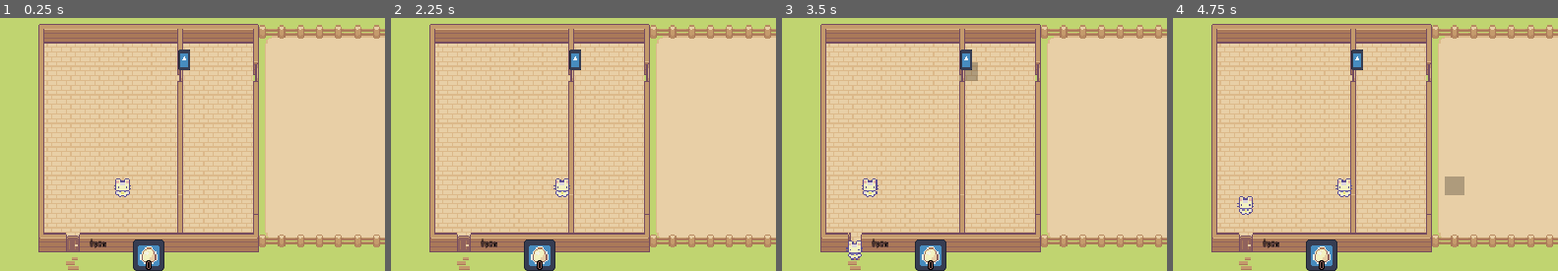
Above: before the commit, frames 1-4 (left to right).
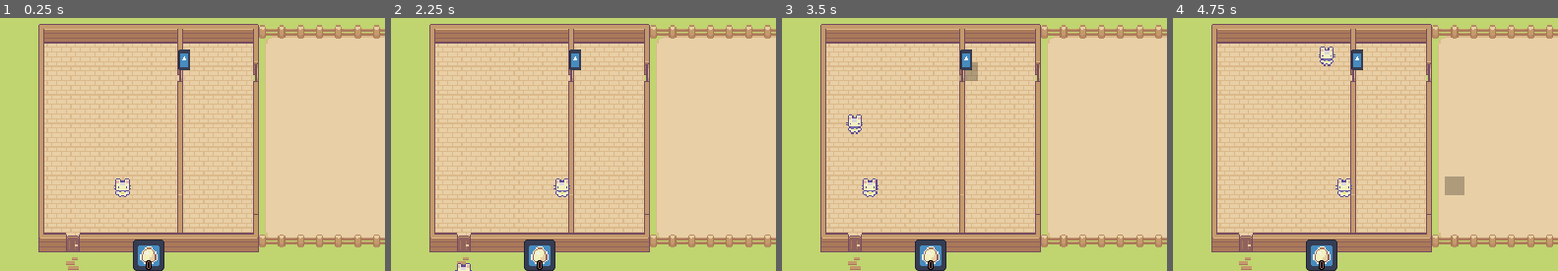
Above: after the commit, the same moments.

Repository: sakkaku-dev/godot-prototyping
Game: Godot game, scene res://games/kfp/kfp.tscn
The game is run twice, just before and just after one commit, with the same random seed, the same clock (stepped at 60 frames per second) and the same inputs. The project has no main scene, so this scene is started directly. The engine's default icon, where the game draws it, is replaced by a stand-in: a white triangle on a blue panel in a dark square.
Inputs (mouse positions are in pixels of both pictures, inside the frame that each line leads up to):
- Up to frame 1 (0.25 s): no input
- Up to frame 2 (2.25 s): click "0" at 0.5 s; tap Enter at 1.25 s; move the mouse to (645, 124) at 1.27 s; hold D (move_right) from 1.28 s (still down); tap E (interact) at 1.35 s; tap Space (jump) at 1.52, 2 s; move the mouse to (444, 152) at 2.02 s; click (444, 152) at 2.1 s
- Up to frame 3 (3.5 s): tap Space (jump) at 2.27 s; tap E (interact) at 2.3, 2.85 s; move the mouse to (978, 78) at 2.77 s; release D (move_right) at 2.78 s; hold A (move_left) from 2.78 s (still down)
- Up to frame 4 (4.75 s): move the mouse to (1296, 190) at 3.52 s; release A (move_left) at 3.53 s; hold D (move_right) from 3.53 s (still down); tap E (interact) at 3.6, 4.55 s; tap Space (jump) at 3.77, 4.52 s; move the mouse to (1461, 177) at 4.27 s; press the mouse at (1461, 177) at 4.28 s

The runs differ from the first frame. In frame 1, 0.1% of the frame differs, in the area x 23-28%, y 87-92%; in frame 2, 0.2%; in frame 3, 0.7%, in the area x 16-28%, y 38-96%; in frame 4, 0.6%.

Commit message:
orders list

Diff:
--- a/games/kfp/OrderDesk.gd
+++ b/games/kfp/OrderDesk.gd
@@ -1,6 +1,6 @@
 extends Area2D
 
-signal ordered()
+signal ordered(c)
 
 @export var interact: Interactable
 
@@ -16,6 +16,5 @@
 			print("Customer is not ordering anymore")
 			return
 
-		ordered.emit()
-		customer.taken_order()
+		ordered.emit(customer)
 	)
--- /dev/null
+++ b/games/kfp/OrderList.gd
@@ -0,0 +1,12 @@
+extends SmoothContainer
+
+@export var order_item: PackedScene
+
+func _on_kfp_order_added(customer):
+	var node = order_item.instantiate()
+	node.customer = customer
+	node.global_position = Vector2.RIGHT * 800
+	add_child(node)
+
+	node.removed.connect(func(): update_children_offsets())
+	update_children_offsets()
--- a/games/kfp/kfp.gd
+++ b/games/kfp/kfp.gd
@@ -1,9 +1,14 @@
 class_name KFP
 extends Node2D
+
+signal order_added(id)
+signal order_completed(id)
+signal order_failed(id)
 
 @export var chicken_scene: PackedScene
 @export var egg_scene: PackedScene
 @export var total_eggs_label: Label
+@export var order_list: Control
 
 @onready var place_marker = $TileMap/PlaceMarker
 @onready var ordering = $TileMap/Ordering
@@ -23,14 +28,21 @@
 	set(x):
 		total_eggs = x
 		total_eggs_label.text = "%s" % total_eggs
-var orders := []
+var order_id := 1
+var orders := {}
 var place_egg := false
 
 func _ready():
 	farm_enter.body_entered.connect(func(_x): fit_camera.update(farm_layer))
 	room_enter.body_entered.connect(func(_x): fit_camera.update(room_layer))
 
-	order_desk.ordered.connect(func(): orders.append(null))
+	order_desk.ordered.connect(func(c): _add_order(c))
+
+func _add_order(customer):
+	orders[order_id] = customer
+	customer.taken_order(order_id)
+	order_added.emit(customer)
+	order_id += 1
 
 func _on_egg_catch_game_total_eggs_collected(eggs):
 	self.total_eggs += eggs
--- a/games/kfp/kfp.tscn
+++ b/games/kfp/kfp.tscn
@@ -30,6 +30,8 @@
 [ext_resource type="PackedScene" uid="uid://c2ro12l6f7xuu" path="res://games/kfp/okyaku.tscn" id="23_kk0tv"]
 [ext_resource type="Script" path="res://games/kfp/CustomerSpawn.gd" id="24_kvsde"]
 [ext_resource type="Script" path="res://games/kfp/OrderDesk.gd" id="26_oa8ma"]
+[ext_resource type="Script" path="res://games/kfp/OrderList.gd" id="31_wd14s"]
+[ext_resource type="PackedScene" uid="uid://ci4iyqc760nsx" path="res://games/kfp/order_item.tscn" id="32_ubujr"]
 
 [sub_resource type="StyleBoxFlat" id="StyleBoxFlat_oko1a"]
 bg_color = Color(0, 0, 0, 0.670588)
@@ -1367,6 +1369,9 @@
 root = NodePath("..")
 scene = ExtResource("23_kk0tv")
 
+[node name="Line2D" type="Line2D" parent="TileMap"]
+position = Vector2(40, 170)
+
 [node name="OrderMove1" type="Marker2D" parent="TileMap"]
 position = Vector2(40, 35)
 
@@ -1405,6 +1410,7 @@
 node = NodePath("../Sprite2D")
 
 [node name="FarmEnter" type="Area2D" parent="."]
+visible = false
 position = Vector2(295, 96)
 collision_layer = 0
 collision_mask = 2
@@ -1414,6 +1420,7 @@
 shape = SubResource("RectangleShape2D_ns4hp")
 
 [node name="RoomEnter" type="Area2D" parent="."]
+visible = false
 position = Vector2(103, 96)
 collision_layer = 0
 collision_mask = 2
@@ -1496,8 +1503,21 @@
 horizontal_alignment = 1
 vertical_alignment = 1
 
+[node name="MarginContainer" type="MarginContainer" parent="CanvasLayer/Control"]
+layout_mode = 0
+theme_override_constants/margin_left = 5
+theme_override_constants/margin_right = 5
+
+[node name="OrderList" type="Control" parent="CanvasLayer/Control/MarginContainer"]
+layout_mode = 2
+size_flags_vertical = 0
+script = ExtResource("31_wd14s")
+order_item = ExtResource("32_ubujr")
+child_size = Vector2(40, 40)
+
 [node name="OpenSign" type="Area2D" parent="."]
-position = Vector2(78, 184)
+visible = false
+position = Vector2(62, 184)
 script = ExtResource("6_5onm5")
 
 [node name="CollisionShape2D" type="CollisionShape2D" parent="OpenSign"]
@@ -1509,7 +1529,7 @@
 
 [node name="Sprite2D" type="Sprite2D" parent="OpenSign"]
 material = SubResource("ShaderMaterial_vu6i8")
-position = Vector2(-17, 1)
+position = Vector2(0, 1)
 
 [node name="Label" type="Label" parent="OpenSign/Sprite2D"]
 anchors_preset = 8
@@ -1528,5 +1548,6 @@
 theme_override_font_sizes/font_size = 6
 text = "Open"
 
+[connection signal="order_added" from="." to="CanvasLayer/Control/MarginContainer/OrderList" method="_on_kfp_order_added"]
 [connection signal="total_eggs_collected" from="TileMap/Ordering/EggCatchGame" to="." method="_on_egg_catch_game_total_eggs_collected"]
 [connection signal="pressed" from="CanvasLayer/Control/MarginContainer2/HBoxContainer/EggAction" to="." method="_on_egg_action_pressed"]
--- a/games/kfp/okyaku.gd
+++ b/games/kfp/okyaku.gd
@@ -1,5 +1,7 @@
 class_name Customer
 extends CharacterBody2D
+
+signal order_failed()
 
 enum {
 	MOVING_ORDER,
@@ -15,6 +17,8 @@
 @onready var food_wait_time = $FoodWaitTime
 
 @onready var exit_order := [global_position]
+
+var order_id := 0
 var move_order := []
 var state = MOVING_ORDER:
 	set(v):
@@ -31,8 +35,11 @@
 
 
 func _ready():
-	order_wait_time.timeout.connect(func(): self.state = LEAVING)
-	food_wait_time.timeout.connect(func(): self.state = LEAVING)
+	order_wait_time.timeout.connect(func():self.state = LEAVING)
+	food_wait_time.timeout.connect(func():
+		self.state = LEAVING
+		order_failed.emit()
+	)
 
 	await get_tree().create_timer(1.0).timeout
 	await _move_in_order(move_order)
@@ -60,5 +67,6 @@
 func is_ordering():
 	return state == ORDER
 
-func taken_order():
+func taken_order(id):
 	self.state = WAITING
+	order_id = id
--- a/games/kfp/okyaku.tscn
+++ b/games/kfp/okyaku.tscn
@@ -28,7 +28,7 @@
 [node name="MoveTarget" type="Node" parent="." node_paths=PackedStringArray("body")]
 script = ExtResource("3_0fjrs")
 body = NodePath("..")
-speed = 30
+speed = 100
 target_distance = 2
 
 [node name="PeopleDetection" type="Area2D" parent="."]
--- /dev/null
+++ b/games/kfp/order_item.gd
@@ -0,0 +1,19 @@
+extends SmoothPosition
+
+signal removed()
+
+@export var label: Label
+@export var timer_rect: CircleTimer
+
+var customer: Customer
+
+func _ready():
+	label.text = "%04d" % customer.order_id
+	timer_rect.timer = customer.food_wait_time
+
+	customer.order_failed.connect(func():
+		set_new_position(position + Vector2.UP * 50)
+		await tw.finished
+		removed.emit()
+		queue_free()
+	)
--- /dev/null
+++ b/games/kfp/order_item.tscn
@@ -0,0 +1,53 @@
+[gd_scene load_steps=6 format=3 uid="uid://ci4iyqc760nsx"]
+
+[ext_resource type="Texture2D" uid="uid://ye3ke6pu36qr" path="res://icon.svg" id="1_gc7m4"]
+[ext_resource type="Script" path="res://games/kfp/order_item.gd" id="2_28jmf"]
+[ext_resource type="Shader" path="res://shaders/circle.gdshader" id="3_601ao"]
+[ext_resource type="Script" path="res://ui/CircleTimer.gd" id="4_o056x"]
+
+[sub_resource type="ShaderMaterial" id="ShaderMaterial_jiv48"]
+shader = ExtResource("3_601ao")
+shader_parameter/radius = 1.0
+shader_parameter/fill = 1.0
+
+[node name="OrderItem" type="TextureRect" node_paths=PackedStringArray("label", "timer_rect")]
+custom_minimum_size = Vector2(30, 0)
+offset_right = 30.0
+offset_bottom = 30.0
+texture = ExtResource("1_gc7m4")
+expand_mode = 4
+stretch_mode = 5
+script = ExtResource("2_28jmf")
+label = NodePath("MarginContainer/Label")
+timer_rect = NodePath("ColorRect")
+
+[node name="ColorRect" type="ColorRect" parent="."]
+material = SubResource("ShaderMaterial_jiv48")
+layout_mode = 1
+anchors_preset = 1
+anchor_left = 1.0
+anchor_right = 1.0
+offset_left = -8.0
+offset_bottom = 8.0
+grow_horizontal = 0
+script = ExtResource("4_o056x")
+
+[node name="MarginContainer" type="MarginContainer" parent="."]
+layout_mode = 1
+anchors_preset = 7
+anchor_left = 0.5
+anchor_top = 1.0
+anchor_right = 0.5
+anchor_bottom = 1.0
+offset_left = -13.5
+offset_top = -13.0
+offset_right = 13.5
+grow_horizontal = 2
+grow_vertical = 0
+theme_override_constants/margin_bottom = -15
+
+[node name="Label" type="Label" parent="MarginContainer"]
+layout_mode = 2
+theme_override_font_sizes/font_size = 8
+text = "0001"
+horizontal_alignment = 1
--- a/shaders/circle.gdshader
+++ b/shaders/circle.gdshader
@@ -1,7 +1,24 @@
 shader_type canvas_item;
 
 uniform float radius : hint_range(0.0, 1.0) = 1.0;
+uniform float fill : hint_range(0.0, 1.0) = 1.0;
+
+float remap(float i_min, float i_max, float o_min, float o_max, float val) {
+	float t = (val - i_min) / (i_max - i_min);
+	return o_min + (o_max - o_min) * t;
+}
+
+float mask(vec2 uv, float value)
+{
+	float r = atan(uv.x, uv.y);
+	r = remap(-PI, PI, 0.0, 1.0, r);
+	return step(r, value);
+}
 
 void fragment() {
-    COLOR.a = 1. - step(radius/2.0, distance(UV, vec2(0.5,0.5)));
+	vec2 uv = (UV * 2.0) - 1.0;
+	float t = mask(uv, fill);
+
+	float inside_circle = 1. - step(radius/2.0, distance(UV, vec2(0.5,0.5)));
+	COLOR.a = inside_circle * t;
 }
--- /dev/null
+++ b/ui/CircleTimer.gd
@@ -0,0 +1,16 @@
+class_name CircleTimer
+extends ColorRect
+
+@export var timer: Timer
+@export var property := "fill"
+
+func _ready():
+	material = material.duplicate()
+
+func _process(delta):
+	if timer.is_stopped():
+		return
+
+	var p = timer.time_left / timer.wait_time
+	var mat = material as ShaderMaterial
+	mat.set_shader_parameter(property, p)
--- /dev/null
+++ b/ui/SmoothContainer.gd
@@ -0,0 +1,71 @@
+class_name SmoothContainer
+extends Control
+
+signal cancel()
+
+@export var child_size := Vector2(0, 40)
+@export var vertical := false
+
+var focused_index := 0:
+	set(v):
+		var current = focused_index
+		var next = v
+		if v < 0:
+			next = get_child_count() - 1
+		elif v >= get_child_count():
+			next = 0
+
+		if next == current:
+			return
+
+		focused_index = next
+		update_children_offsets()
+
+var select_tw: Tween
+var tw: Tween
+
+func init():
+	_initial_children_positions()
+	if focused_index >= get_child_count():
+		self.focused_index = 0
+
+func _get_dir() -> Vector2:
+	return Vector2.DOWN if vertical else Vector2.RIGHT
+
+func _initial_children_positions():
+	var dir = _get_dir()
+	var pos = -focused_index * child_size * dir
+
+	for i in get_child_count():
+		var c = get_child(i) as Node2D
+		if !c or c.top_level or not c.is_visible_in_tree(): continue
+
+		c.position = pos + Vector2.LEFT * 100
+
+		pos += child_size * dir
+
+
+func update_children_offsets(use_delay := false):
+	var dir := _get_dir()
+	var pos := -focused_index * child_size * dir
+
+	for i in get_child_count():
+		var c = get_child(i) as Control
+		if !c or c.top_level or not c.is_visible_in_tree(): continue
+
+		var diff = i - focused_index
+		c.set_new_position(pos)
+		c.set_focus(diff == 0)
+
+		#var a = 1.0 / max(abs(diff), 1)
+		#c.modulate = Color(1, 1, 1, a)
+
+		pos += child_size * dir
+
+func get_focused_child():
+	for i in get_child_count():
+		var c = get_child(i) as Control
+		if !c or c.top_level or not c.is_visible_in_tree(): continue
+
+		if i == focused_index:
+			return c
--- /dev/null
+++ b/ui/SmoothPosition.gd
@@ -0,0 +1,27 @@
+class_name SmoothPosition
+extends Control
+
+signal selected()
+signal focused(is_focused)
+
+@export var center_position := false
+
+var tw: Tween
+var focus_tw: Tween
+var is_focused = null
+
+func set_focus(f: bool):
+	is_focused = f
+	focused.emit(f)
+
+func set_new_position(pos: Vector2, delay := 0.0):
+	if tw and tw.is_running():
+		tw.kill()
+
+	var new_pos = pos
+	if center_position:
+		new_pos -= size / 2.0
+
+	tw = create_tween().set_ease(Tween.EASE_OUT).set_trans(Tween.TRANS_SINE)
+	tw.tween_property(self, "position", new_pos, 0.5).set_delay(delay)
+	return tw
Not shown: 1 places in games/kfp/kfp.tscn that only renumber resources
